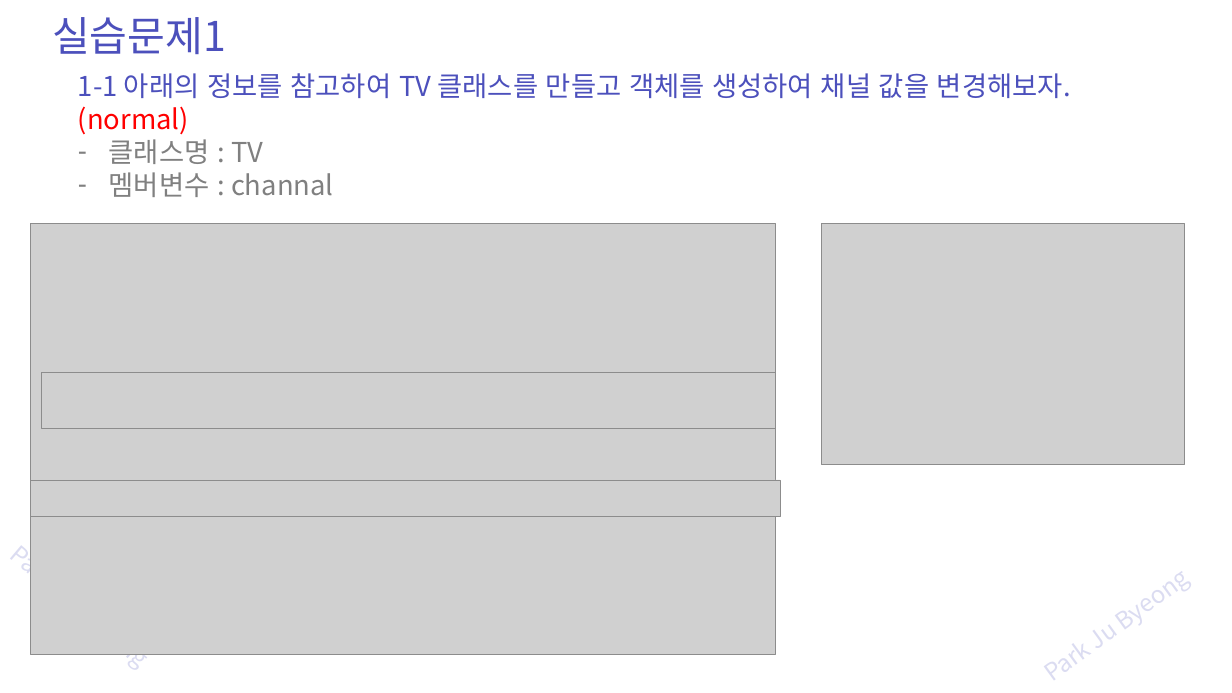
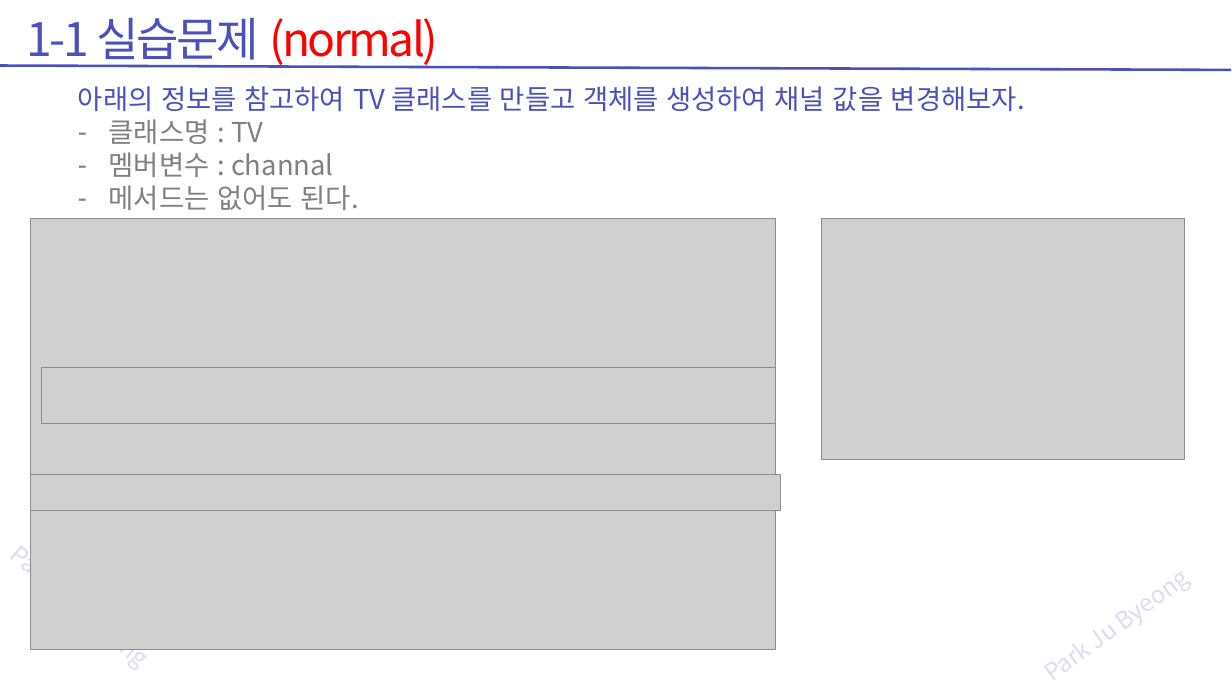
Before and after one commit to zest132/JavaLecture, a slide deck: slide 21 of JavaLecture/LectureFile/java 6강 객체지향.pptx. Drawn at 1232x693 pixels with LibreOffice and Linux fonts; fonts in the diff are those of the drawing; grey boxes stand for pictures. Boxes give left, top, right and bottom in pixels: in the first picture for what was removed or moved away, otherwise in the second. Text is boxed around its words. In the diff, an @@ line names an element or a change of style, - is before the commit and + after.

```diff
--- a/JavaLecture/LectureFile/java 6강 객체지향.pptx
+++ b/JavaLecture/LectureFile/java 6강 객체지향.pptx
@@ text at (27, 18, 438, 68): text changed; size 48 to 54 pt; text colour #4C50BC to #FF0000 @@
-실습문제1
+1-1 실습문제 (normal)
@@ line added from (1231, 70) to (0, 65), #4C50BC 3 pt @@
@@ text "아래의 정보를 참고하여 TV 클래스를 ...": place and size @@
-text "아래의 정보를 참고하여 TV 클래스를 ..." at (78, 73, 1071, 197)
+text "아래의 정보를 참고하여 TV 클래스를 ..." at (78, 86, 1025, 210)
@@ text at (78, 86, 1025, 111): text changed @@
-1-1 아래의 정보를 참고하여 TV 클래스를 만들고 객체를 생성하여 채널 값을 변경해보자.(normal)
+아래의 정보를 참고하여 TV 클래스를 만들고 객체를 생성하여 채널 값을 변경해보자.
@@ text at (109, 185, 358, 210): paragraph added @@
+– 메서드는 없어도 된다.
@@ 4 pictures: place and size @@
-4 pictures at (31, 223, 1184, 654)
+4 pictures at (31, 218, 1184, 649)
```
Also in this commit, not shown: 26 other slides changed, 6 slides added, 3 slides removed, 3 other files.
